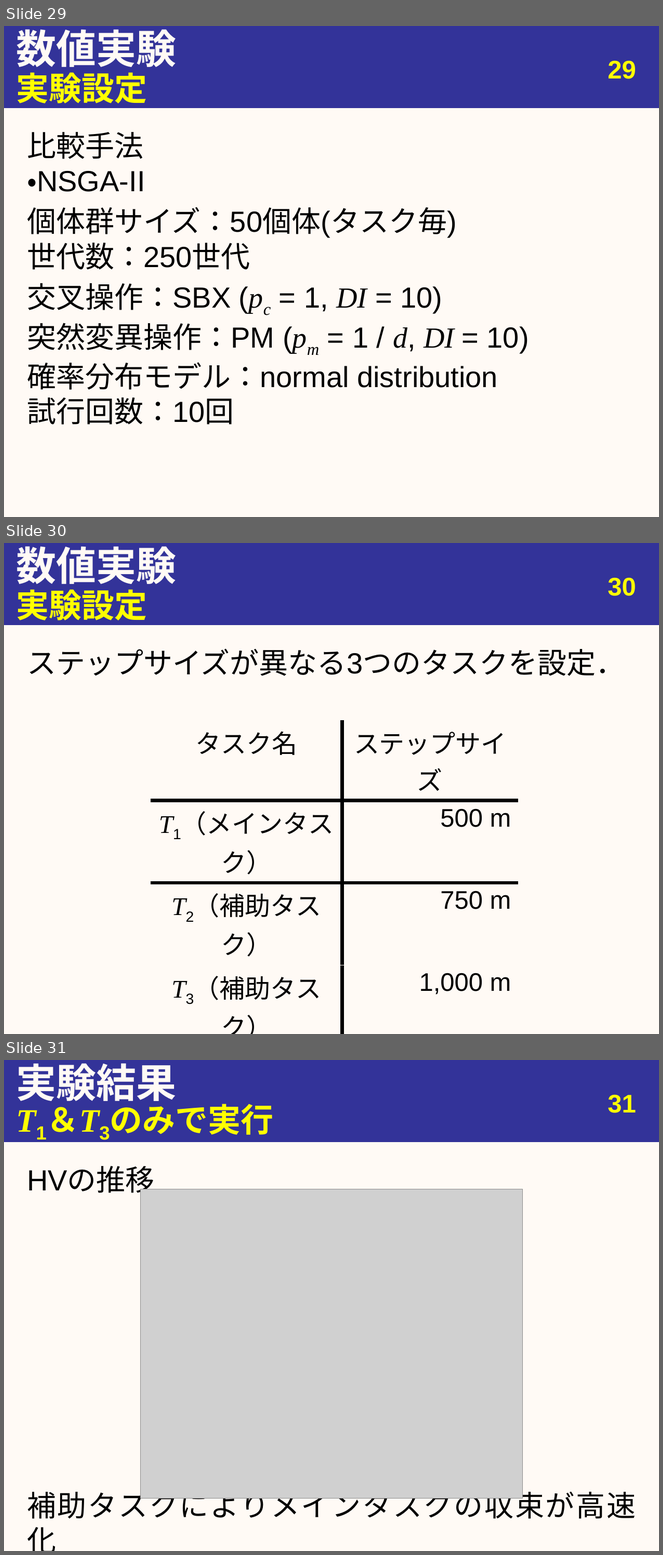
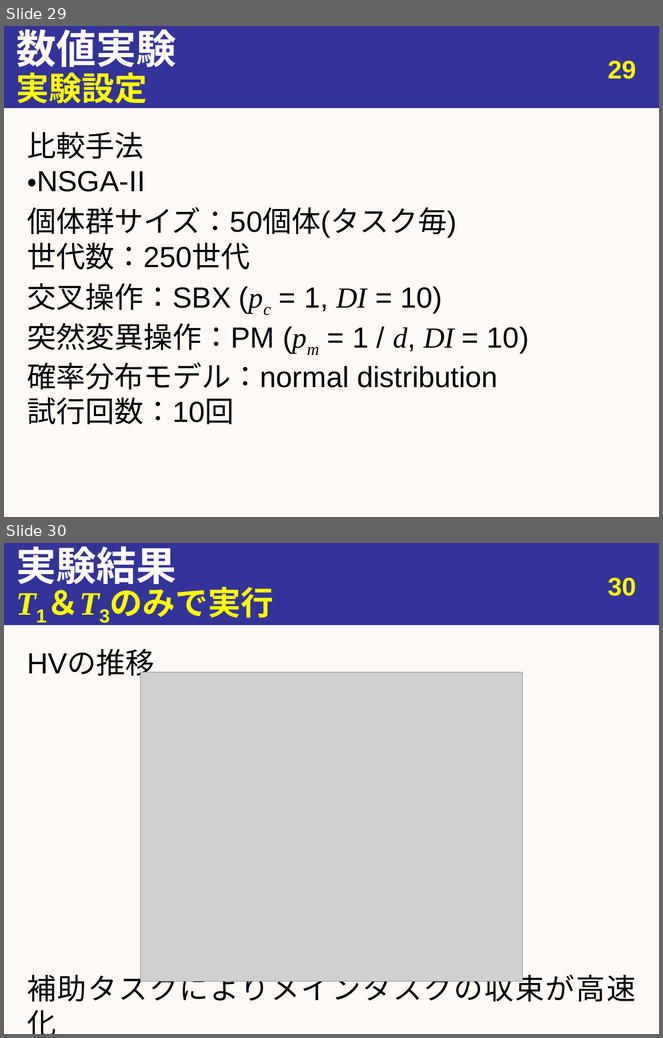
Before and after one commit to youle921/Slide-maintain, a slide deck: M1/slide_0520/20200520_urita_eng.pptx. Shown one above the other, each under a label of ours: slides 29, 30 and 31 before the commit, slides 29 and 30 after it. The pictures are 663x1555 and 663x1038 pixels, drawn with LibreOffice and Linux fonts; fonts in the diff are those of the drawing; grey boxes stand for pictures. Boxes give left, top, right and bottom in pixels: in the first picture for what was removed or moved away, otherwise in the second. Text is boxed around its words. In the diff, an @@ line names an element or a change of style, - is before the commit and + after.

```diff
--- a/M1/slide_0520/20200520_urita_eng.pptx
+++ b/M1/slide_0520/20200520_urita_eng.pptx
@@ slide 30 removed at bbox=[4, 543, 659, 1034], background #FFFAF5; not listed: 1 template element that a slide beside it also shows @@
@@ title removed at bbox=[16, 546, 176, 590] @@
-数値実験
@@ text removed at bbox=[16, 589, 147, 620] @@
-実験設定
@@ page number removed at bbox=[608, 578, 636, 596] @@
-30
@@ text removed at bbox=[27, 649, 625, 676] @@
-ステップサイズが異なる3つのタスクを設定．
@@ table removed at bbox=[151, 720, 518, 1007], 4 rows, 2 columns @@
-タスク名 | ステップサイズ
-T1（メインタスク） | 500 m
-T2（補助タスク） | 750 m
-T3（補助タスク） | 1,000 m
@@ what was slide 31 is now slide 30 @@
@@ page number at bbox=[608, 578, 636, 596]: text changed @@
-31
+30
```
Also in this commit, not shown: 6 slides changed, 37 other files.
